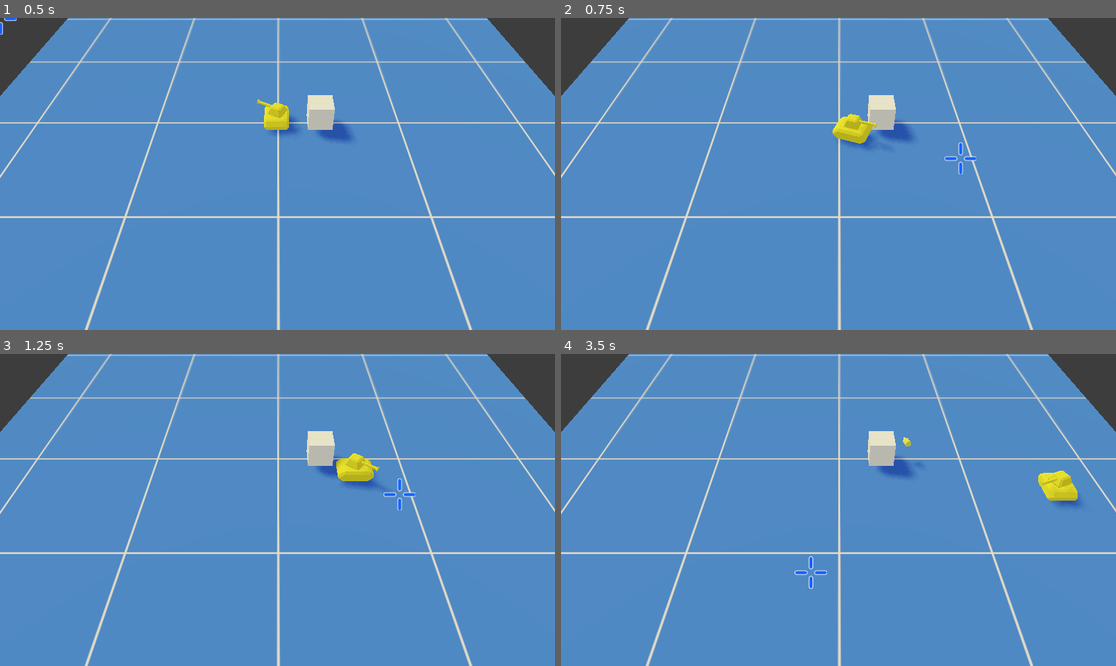
Above: before the commit, frames 1-4 (two rows, left to right).
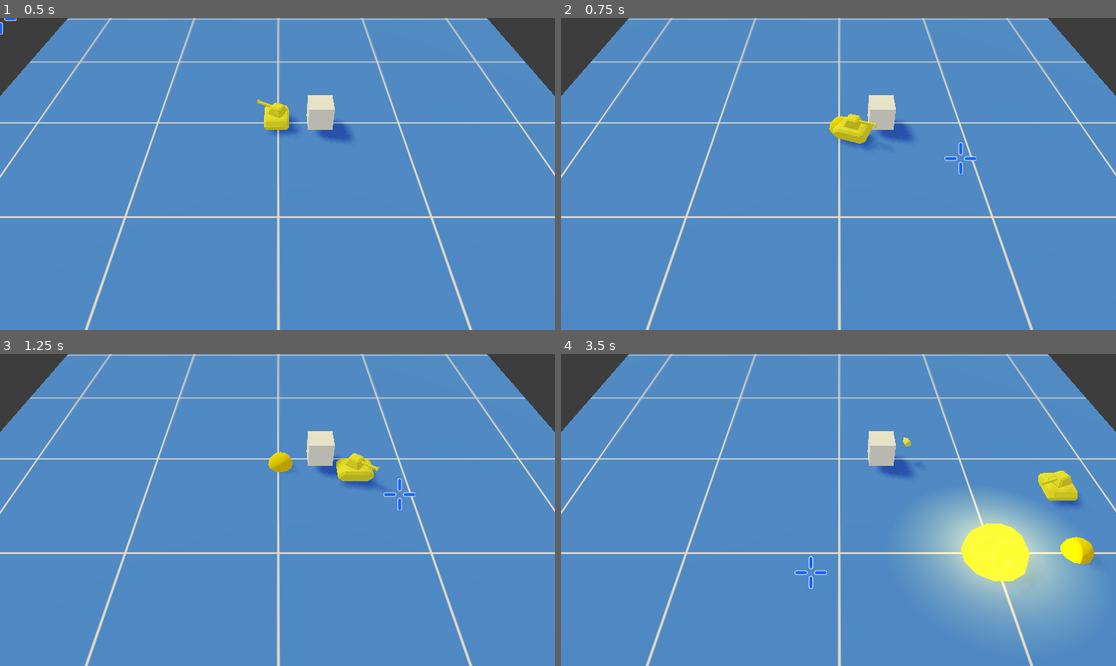
Above: after the commit, the same moments.

Repository: Hasnep/combatanks
Game: Godot game, scene res://World.tscn
The game is run twice, just before and just after one commit, with the same random seed, the same clock (stepped at 60 frames per second) and the same inputs.
Inputs (mouse positions are in pixels of both pictures, inside the frame that each line leads up to):
- Up to frame 1 (0.5 s): no input
- Up to frame 2 (0.75 s): tap Enter at 0.5 s; move the mouse to (960, 158) at 0.52 s; hold Right (move_right) from 0.53 s (still down); right-click (960, 158) at 0.6 s
- Up to frame 3 (1.25 s): keep holding Right (move_right)
- Up to frame 4 (3.5 s): move the mouse to (727, 525) at 1.27 s; release Right (move_right) at 1.28 s; hold Down (move_down) 1.28-2.03 s; right-click (727, 525) at 1.35 s; move the mouse to (894, 441) at 2.02 s; hold Right (move_right) 2.03-2.78 s; click (894, 441) at 2.1 s; right-click (894, 441) at 2.3 s; move the mouse to (810, 572) at 2.77 s; hold Up (move_up) from 2.78 s (still down); right-click (810, 572) at 2.85 s

Frame 1 is identical in both runs. In frame 2, less than 0.1% of the frame differs, in the area x 48-51%, y 31-37%; in frame 3, 0.2%; in frame 4, 10%, in the area x 63-97%, y 44-89%.

Commit message:
Rename function

Diff:
--- a/Tank/Player/TankPlayer.gd
+++ b/Tank/Player/TankPlayer.gd
@@ -43,5 +43,5 @@
 	return Color(player_colours[randi() % len(player_colours)])
 
 
-func get_mine_lay_action() -> bool:
+func get_lay_mine_action() -> bool:
 	return Input.is_action_just_pressed("mine")
